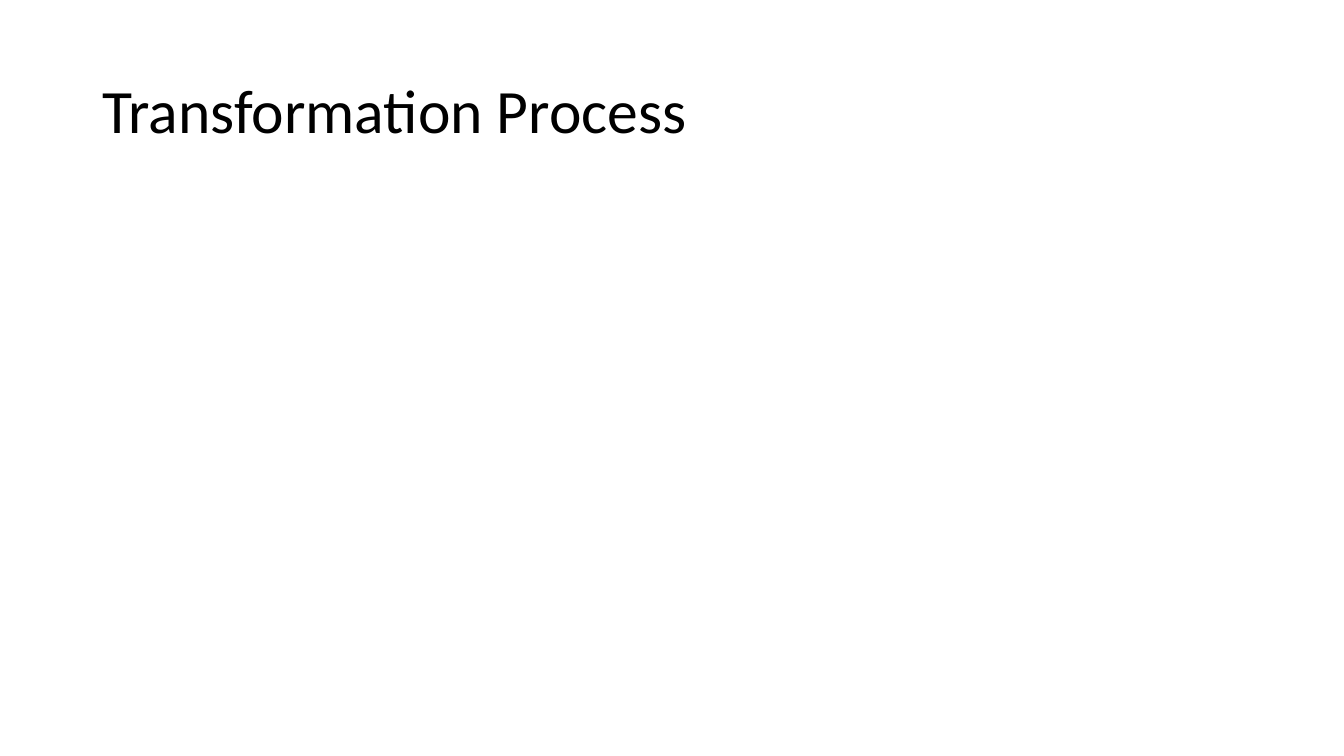
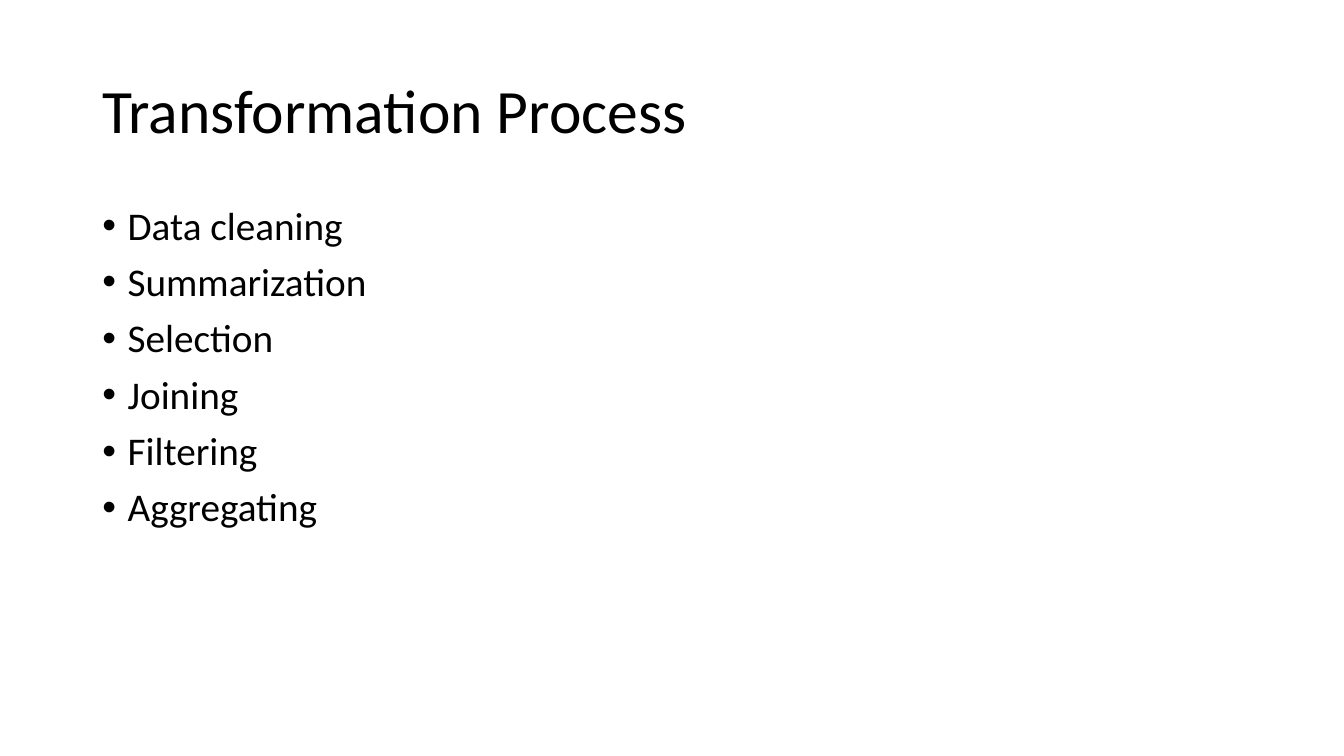
Before and after one commit to kevinewing/ETL-Project, a slide deck: slide 3 of Resources/Presentation 2 Powerpoint.pptx. Drawn at 1344x756 pixels with LibreOffice and Linux fonts; fonts in the diff are those of the drawing. Boxes give left, top, right and bottom in pixels: in the first picture for what was removed or moved away, otherwise in the second. Text is boxed around its words. In the diff, an @@ line names an element or a change of style, - is before the commit and + after.

```diff
--- a/Resources/Presentation 2 Powerpoint.pptx
+++ b/Resources/Presentation 2 Powerpoint.pptx
@@ text added at [128,212,367,528], 28 pt, text #000000 @@
+• Data cleaning
+• Summarization
+• Selection
+• Joining
+• Filtering
+• Aggregating
```
Also in this commit, not shown: 4 other slides changed, 1 slide added.
